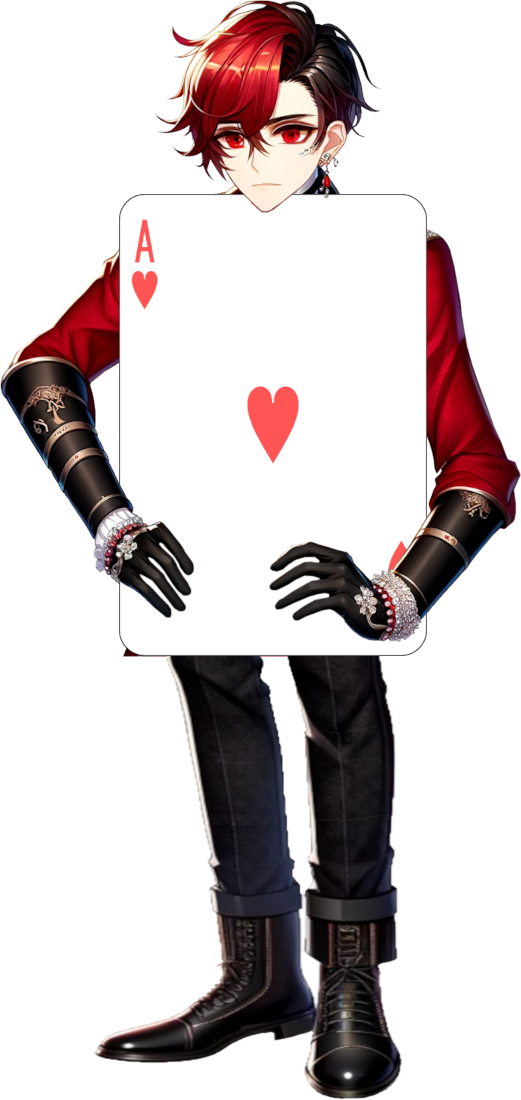
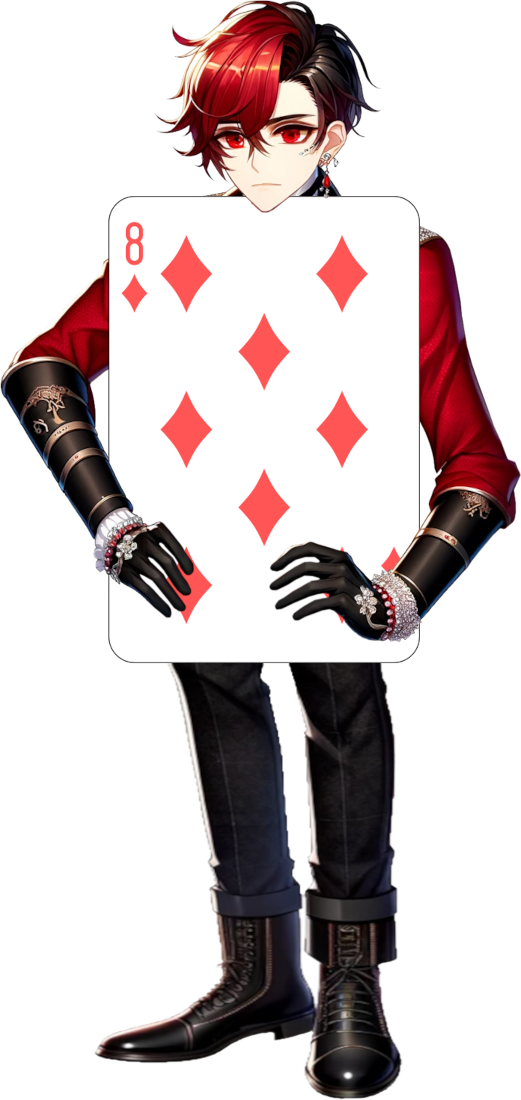
Layered file, before and after one edit (521 × 1100). Changes by layer:
hid "English_pattern_ace_of_hearts.svg" over [119, 194, 427, 656]
added layer "English_pattern_8_of_diamonds.svg" above "legs" over [108, 196, 420, 664]
